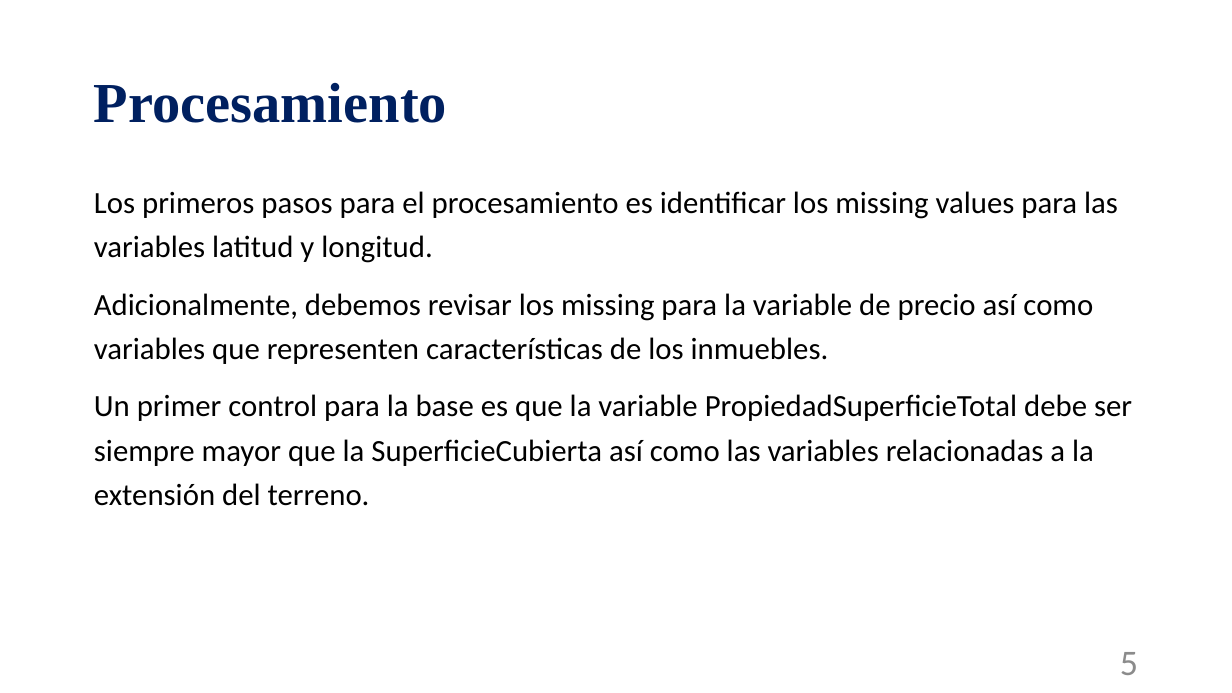
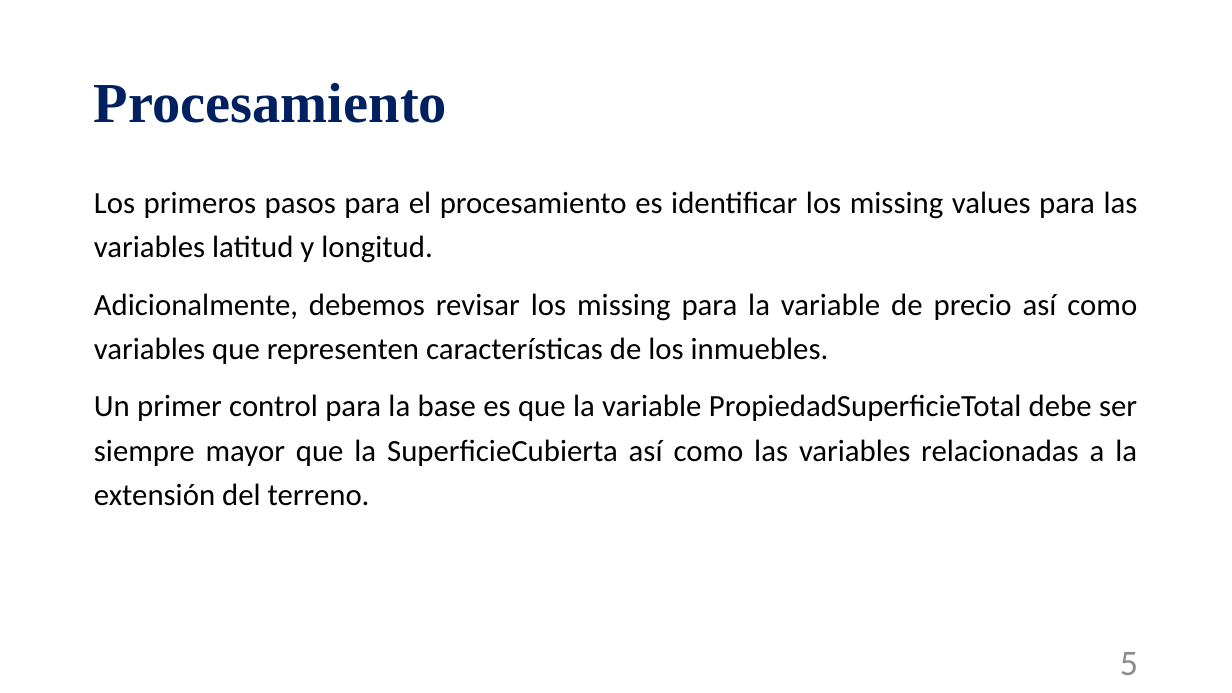
Before and after one commit to alvarezmartin2411-debug/Big-Data-UBA--Grupo-2, a slide deck: slide 5 of Proyecto Final/Trabajo Final Taller de programación.pptx. Drawn at 1232x693 pixels with LibreOffice and Linux fonts; fonts in the diff are those of the drawing. Boxes give left, top, right and bottom in pixels: in the first picture for what was removed or moved away, otherwise in the second. Text is boxed around its words. In the diff, an @@ line names an element or a change of style, - is before the commit and + after.

```diff
--- a/Proyecto Final/Trabajo Final Taller de programación.pptx
+++ b/Proyecto Final/Trabajo Final Taller de programación.pptx
@@ text "Los primeros pasos para el ..." at bbox=[94, 191, 1138, 506]: alignment left to justified @@
```
Also in this commit, not shown: 3 other slides changed.
